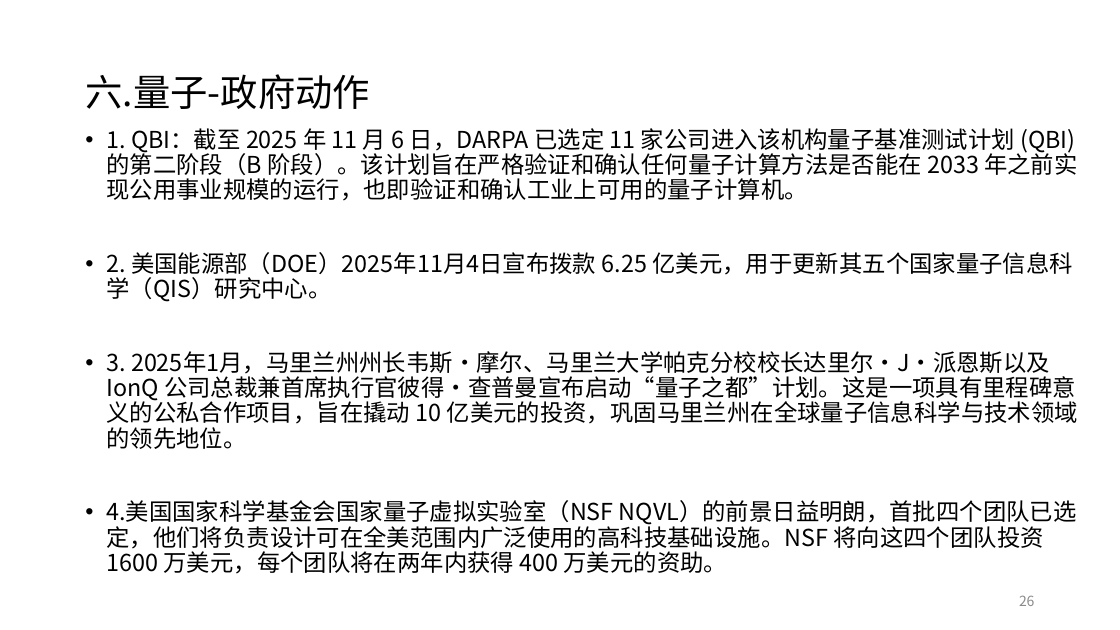
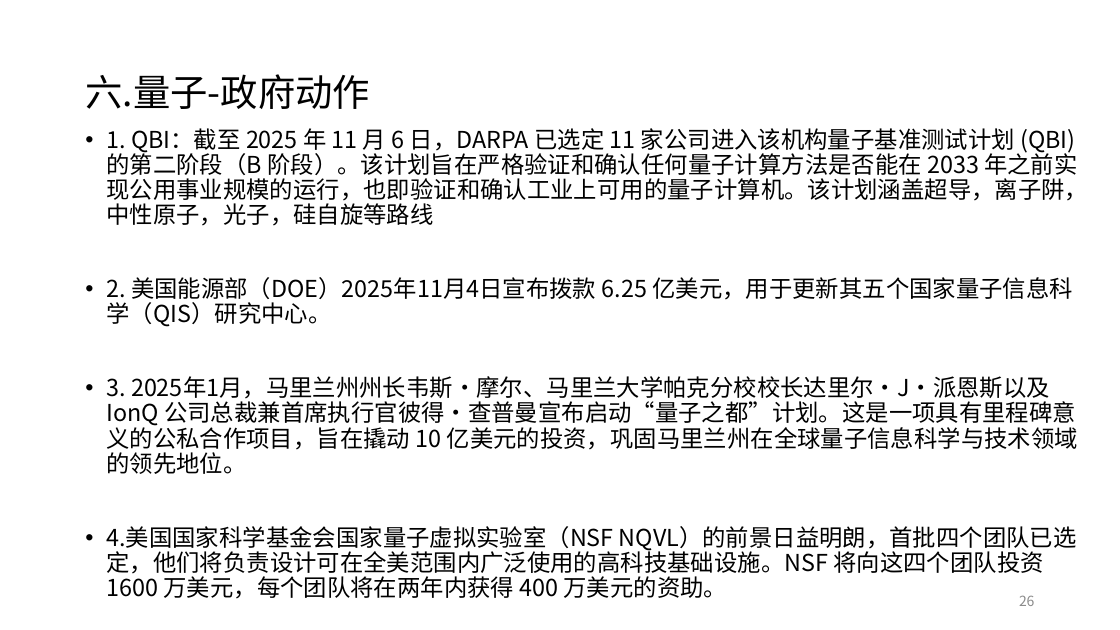
Before and after one commit to Evenszhou/research-reports, a slide deck: slide 26 of 美国产业政策报告/美国产业政策2024-2025.pptx. Drawn at 1120x630 pixels with LibreOffice and Linux fonts; fonts in the diff are those of the drawing. Boxes give left, top, right and bottom in pixels: in the first picture for what was removed or moved away, otherwise in the second. Text is boxed around its words. In the diff, an @@ line names an element or a change of style, - is before the commit and + after.

```diff
--- a/美国产业政策报告/美国产业政策2024-2025.pptx
+++ b/美国产业政策报告/美国产业政策2024-2025.pptx
@@ text at (106,128,1088,226): text changed @@
-• 1. QBI：截至 2025 年 11 月 6 日，DARPA 已选定 11 家公司进入该机构量子基准测试计划 (QBI) 的第二阶段（B 阶段）。该计划旨在严格验证和确认任何量子计算方法是否能在 2033 年之前实现公用事业规模的运行，也即验证和确认工业上可用的量子计算机。
+• 1. QBI：截至 2025 年 11 月 6 日，DARPA 已选定 11 家公司进入该机构量子基准测试计划 (QBI) 的第二阶段（B 阶段）。该计划旨在严格验证和确认任何量子计算方法是否能在 2033 年之前实现公用事业规模的运行，也即验证和确认工业上可用的量子计算机。该计划涵盖超导，离子阱，中性原子，光子，硅自旋等路线
```
Also in this commit, not shown: 5 other slides changed, 22 other files.
